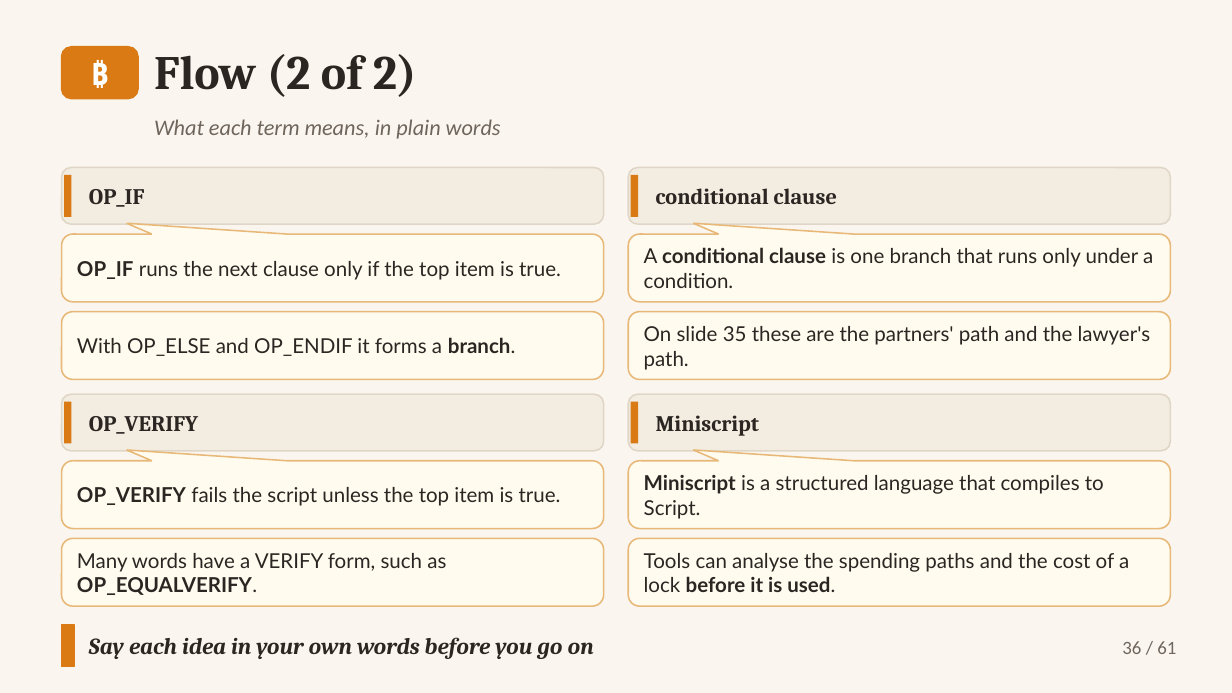
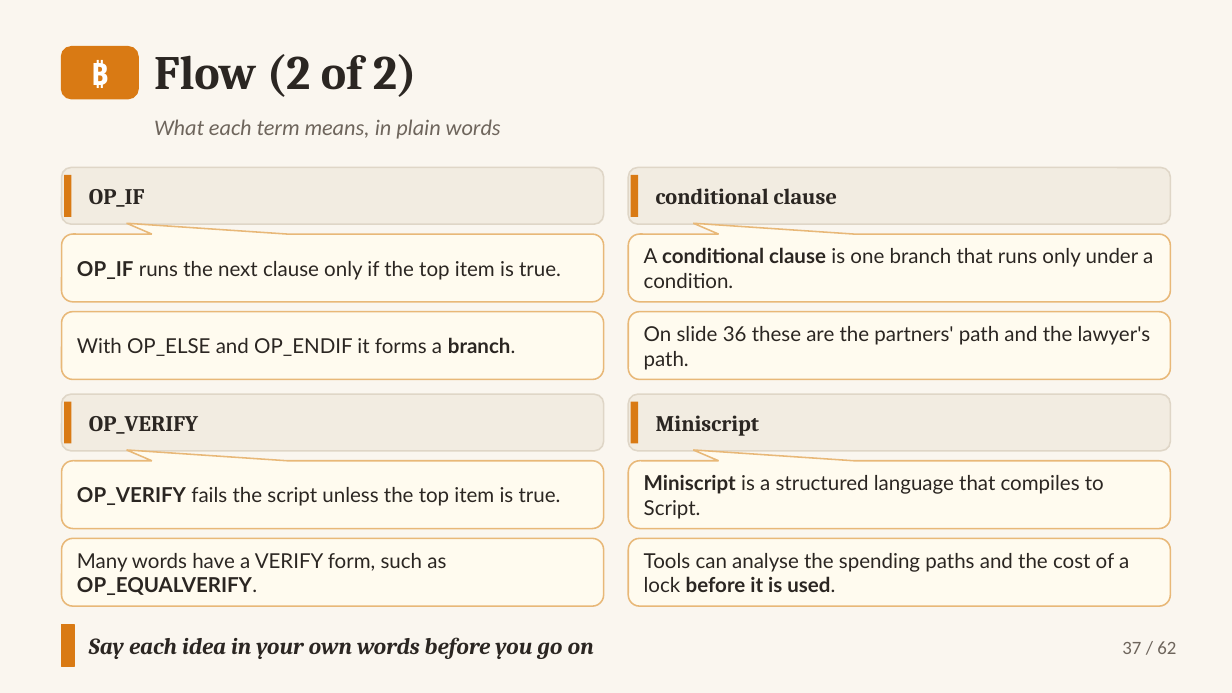
Before and after one commit to altunelyusuf/SEN0401, a slide deck: slide 37 of 03-materials/ch07/SEN0401_Ch07_AuthorizationAuthentication_3e_v2_6_0.pptx (slide 36 before the commit). Drawn at 1232x693 pixels with LibreOffice and Linux fonts; fonts in the diff are those of the drawing. Boxes give left, top, right and bottom in pixels: in the first picture for what was removed or moved away, otherwise in the second. Text is boxed around its words. In the diff, an @@ line names an element or a change of style, - is before the commit and + after.

```diff
--- a/03-materials/ch07/SEN0401_Ch07_AuthorizationAuthentication_3e_v2_6_0.pptx
+++ b/03-materials/ch07/SEN0401_Ch07_AuthorizationAuthentication_3e_v2_6_0.pptx
@@ text in rounded rectangle at [644,326,1151,370]: text changed @@
-On slide 35 these are the partners' path and the lawyer's path.
+On slide 36 these are the partners' path and the lawyer's path.
@@ text at [1122,641,1176,654]: text changed @@
-36 / 61
+37 / 62
```
Also in this commit, not shown: 60 other slides changed, 1 slide added, 8 other files.
